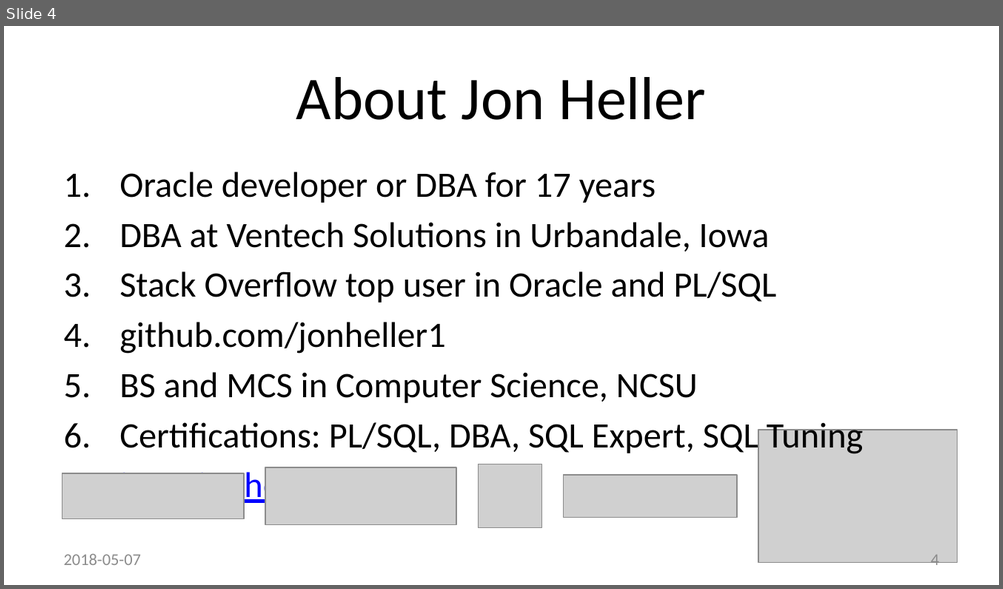
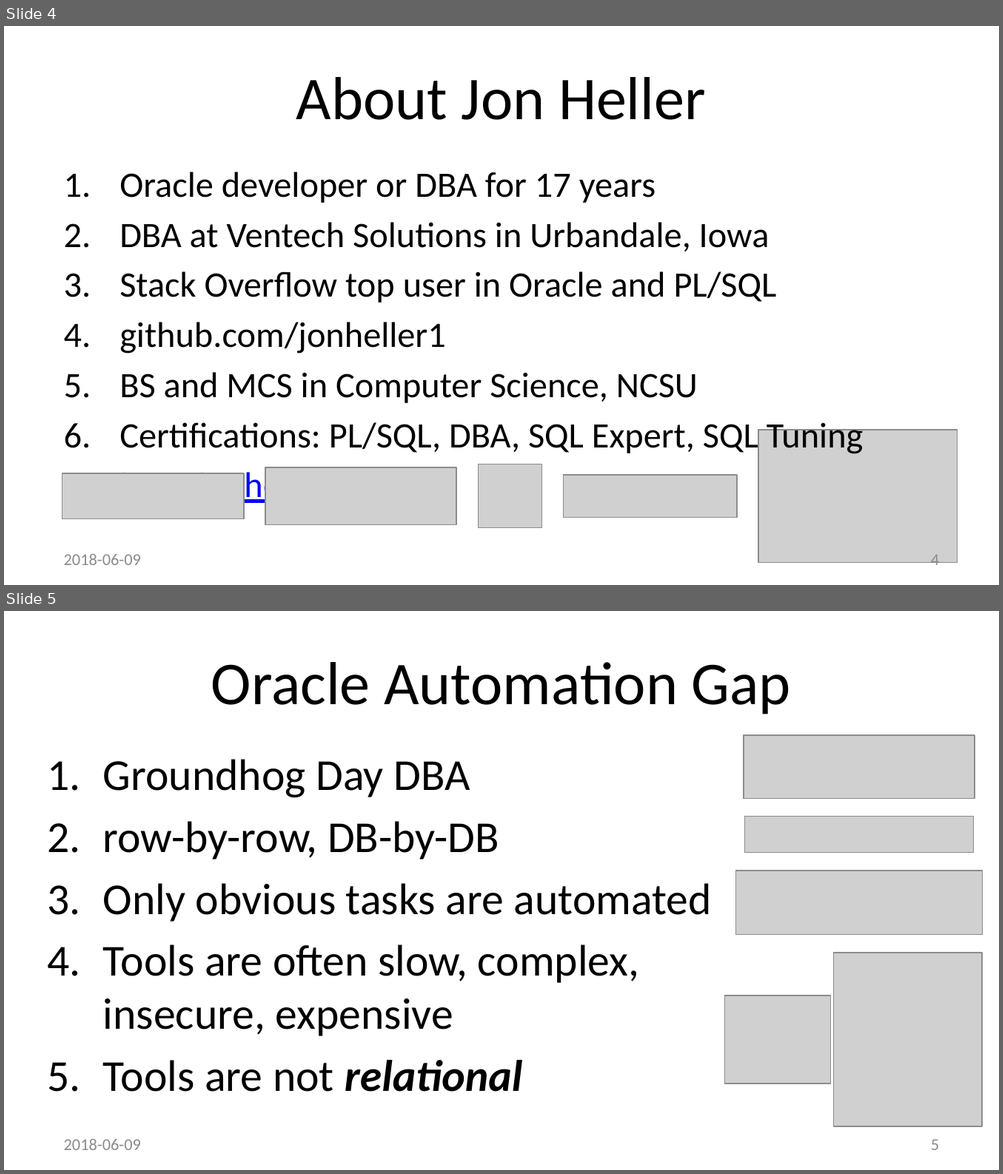
Before and after one commit to method5/method5.github.io, a slide deck: presentations/Method5 Remote Execution - KSCOPE 18 Jon Heller.pptx. Shown one above the other, each under a label of ours: slide 4 before the commit, slides 4 and 5 after it. The pictures are 1003x589 and 1003x1174 pixels, drawn with LibreOffice and Linux fonts; fonts in the diff are those of the drawing; grey boxes stand for pictures; background and template pictures are left out. Boxes give left, top, right and bottom in pixels: in the first picture for what was removed or moved away, otherwise in the second. Text is boxed around its words. In the diff, an @@ line names an element or a change of style, - is before the commit and + after.

```diff
--- a/presentations/Method5 Remote Execution - KSCOPE 18 Jon Heller.pptx
+++ b/presentations/Method5 Remote Execution - KSCOPE 18 Jon Heller.pptx
@@ slide 5 added at [4,611,999,1170], background #FFFFFF @@
@@ title added at [211,662,791,715], 44 pt, text #000000 @@
+Oracle Automation Gap
@@ picture added at [743,735,973,799] @@
@@ text added at [103,759,711,1092], 32 pt, text #000000 @@
+1. Groundhog Day DBA
+2. row-by-row, DB-by-DB
+3. Only obvious tasks are automated
+4. Tools are often slow, complex,
+   insecure, expensive
+5. Tools are not relational
@@ picture added at [744,817,973,853] @@
@@ picture added at [735,871,982,935] @@
@@ picture added at [834,953,982,1128] @@
@@ picture added at [724,996,830,1085] @@
@@ text added at [64,1139,141,1150], 12 pt, text #8C8C8C @@
+2018-06-09
@@ page number added at [930,1139,939,1150], 12 pt, text #8C8C8C @@
+5
@@ slide 4 changed as well @@
@@ text at [64,554,141,565]: text changed @@
-2018-05-07
+2018-06-09
```
Also in this commit, not shown: 22 other slides changed, 2 other slides added, 2 slides removed.
